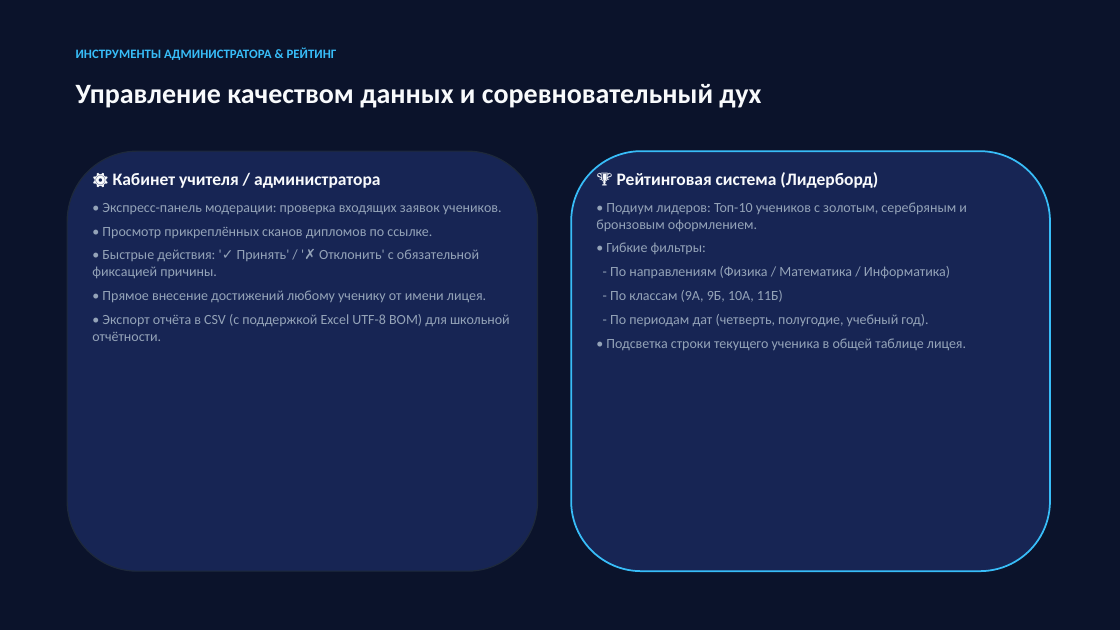
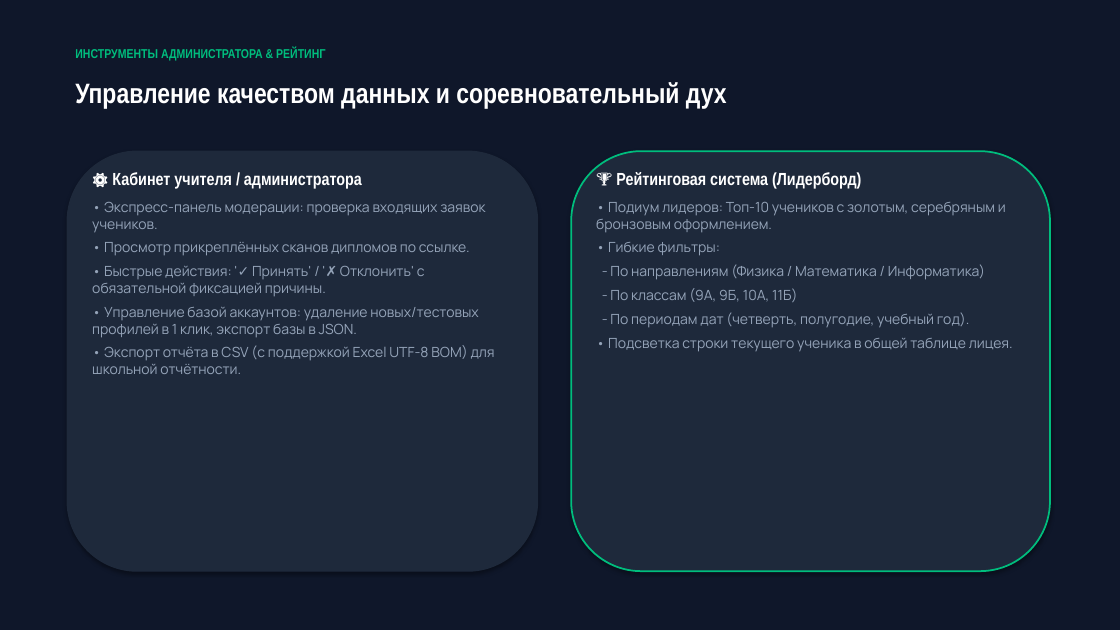
Before and after one commit to railgum24-cmd/Hobbits, a slide deck: slide 7 of presentation/Портал_достижений_лицея_9-11_класс.pptx. Drawn at 1120x630 pixels with LibreOffice and Linux fonts; fonts in the diff are those of the drawing. Boxes give left, top, right and bottom in pixels: in the first picture for what was removed or moved away, otherwise in the second. Text is boxed around its words. In the diff, an @@ line names an element or a change of style, - is before the commit and + after.

```diff
--- a/presentation/Портал_достижений_лицея_9-11_класс.pptx
+++ b/presentation/Портал_достижений_лицея_9-11_класс.pptx
@@ rectangle at (0,0,1120,630): fill #0B132B to #0F172A; shadow on @@
@@ text "ИНСТРУМЕНТЫ АДМИНИСТРАТОРА & РЕЙТИНГ" at (75,48,326,61): font Calibri to Arial Narrow, text colour #38BDF8 to #00BD7D @@
@@ text "Управление качеством данных и соревновательный ..." at (75,82,727,109): font Calibri to Arial Narrow, text colour #F8FAFC to #FFFFFF @@
@@ rounded rectangle at (67,151,538,571): fill #172554 to #1E293B; shadow on @@
@@ text at (92,172,495,374): font Calibri to Arial Narrow, text colour #F8FAFC to #FFFFFF in "⚙️ Кабинет учителя / администратора"; font Calibri to Manrope in "• Экспресс-панель модерации: проверка входящих заявок ученик ...", "• Просмотр прикреплённых сканов дипломов по ссылке.", "• Быстрые действия: '✓ Принять' / '✗ ...", "• Экспорт отчёта в CSV (с поддержкой ..." @@
@@ rounded rectangle at (571,151,1050,571): fill #172554 to #1E293B; outline #38BDF8 1.5 pt to #00BD7D 1.5 pt; shadow on @@
@@ text "🏆 Рейтинговая система (Лидерборд)" at (596,172,1013,352): font Calibri to Arial Narrow, text colour #F8FAFC to #FFFFFF in "🏆 Рейтинговая система (Лидерборд)"; font Calibri to Manrope in "• Подиум лидеров: Топ-10 учеников с золотым, ...", "• Гибкие фильтры:", "- По направлениям (Физика / Математика / ...", "- По классам (9А, 9Б, 10А, 11Б)" and 2 more places @@
@@ text at (92,307,478,338): text changed; font Calibri to Manrope @@
-• Прямое внесение достижений любому ученику от имени лицея.
+• Управление базой аккаунтов: удаление новых/тестовых профилей в 1 клик, экспорт базы в JSON.
```
Also in this commit, not shown: 7 other slides changed, 39 other files.
